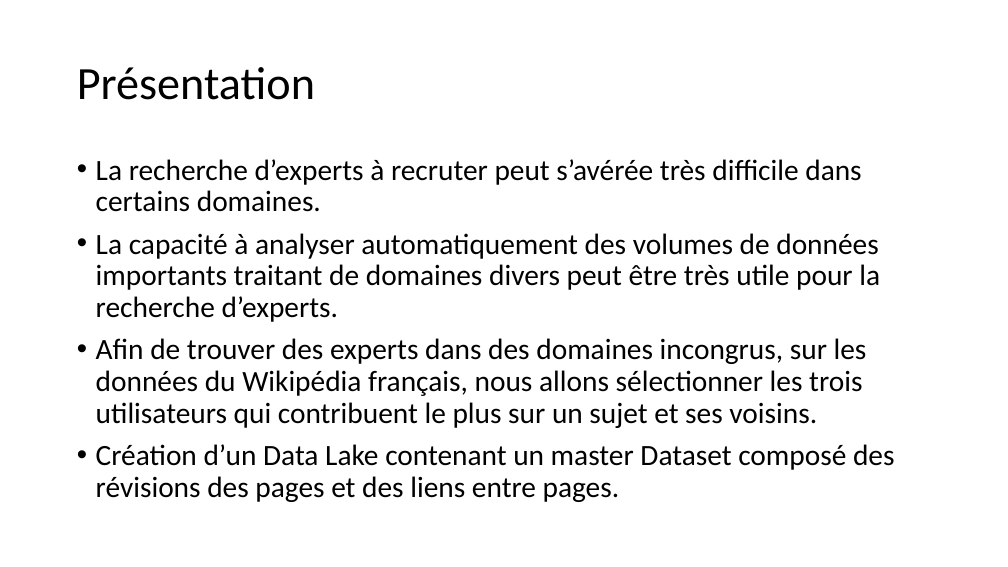
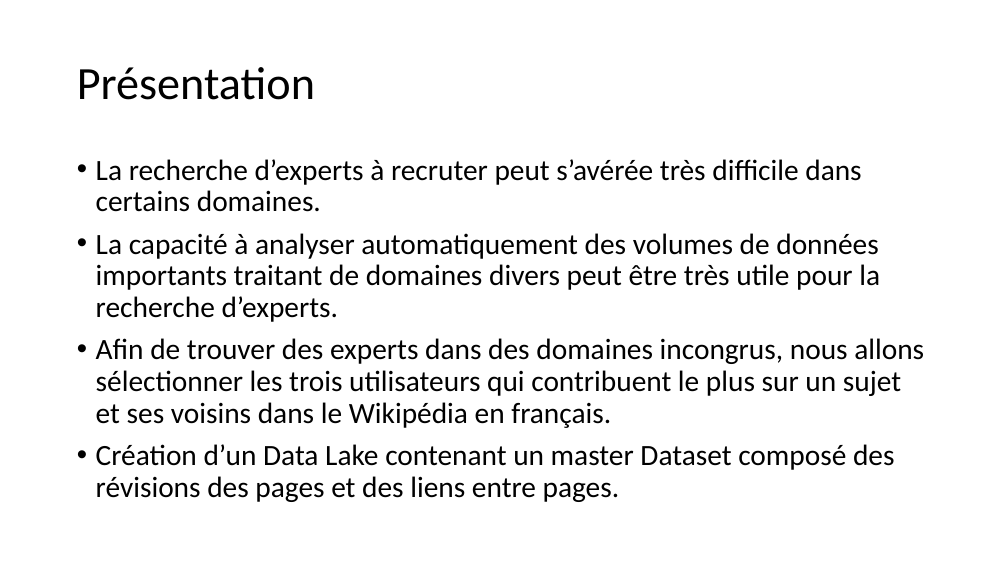
Before and after one commit to plawson/oc-project4, a slide deck: slide 2 of documents/Présentation_Analyse_Batch.pptx. Drawn at 1008x567 pixels with LibreOffice and Linux fonts; fonts in the diff are those of the drawing. Boxes give left, top, right and bottom in pixels: in the first picture for what was removed or moved away, otherwise in the second. Text is boxed around its words. In the diff, an @@ line names an element or a change of style, - is before the commit and + after.

Commit message:
Fixed some typos

```diff
--- a/documents/Présentation_Analyse_Batch.pptx
+++ b/documents/Présentation_Analyse_Batch.pptx
@@ text at [96, 338, 924, 428]: text changed @@
-• Afin de trouver des experts dans des domaines incongrus, sur les données du Wikipédia français, nous allons sélectionner les trois utilisateurs qui contribuent le plus sur un sujet et ses voisins.
+• Afin de trouver des experts dans des domaines incongrus, nous allons sélectionner les trois utilisateurs qui contribuent le plus sur un sujet et ses voisins dans le Wikipédia en français.
```
